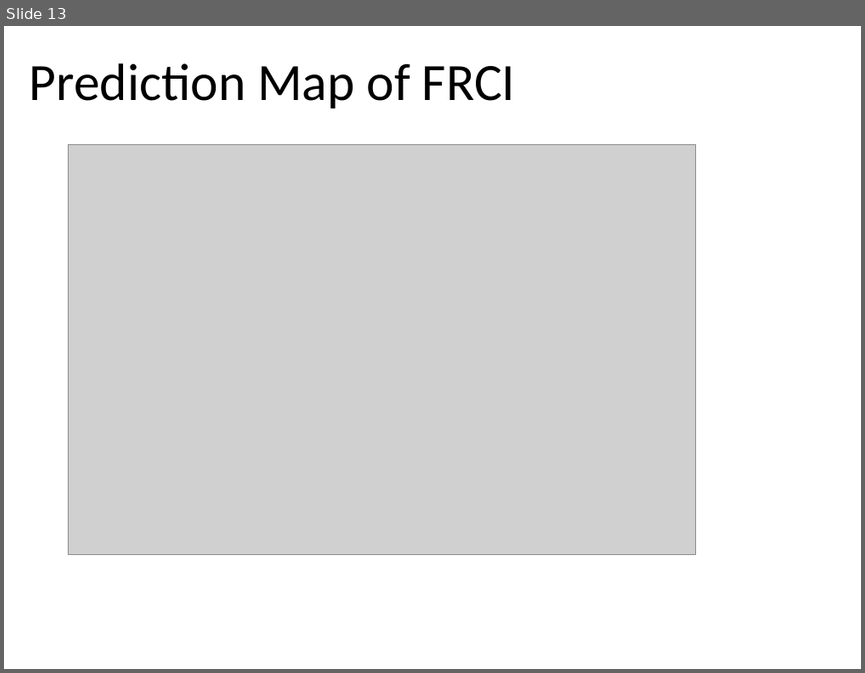
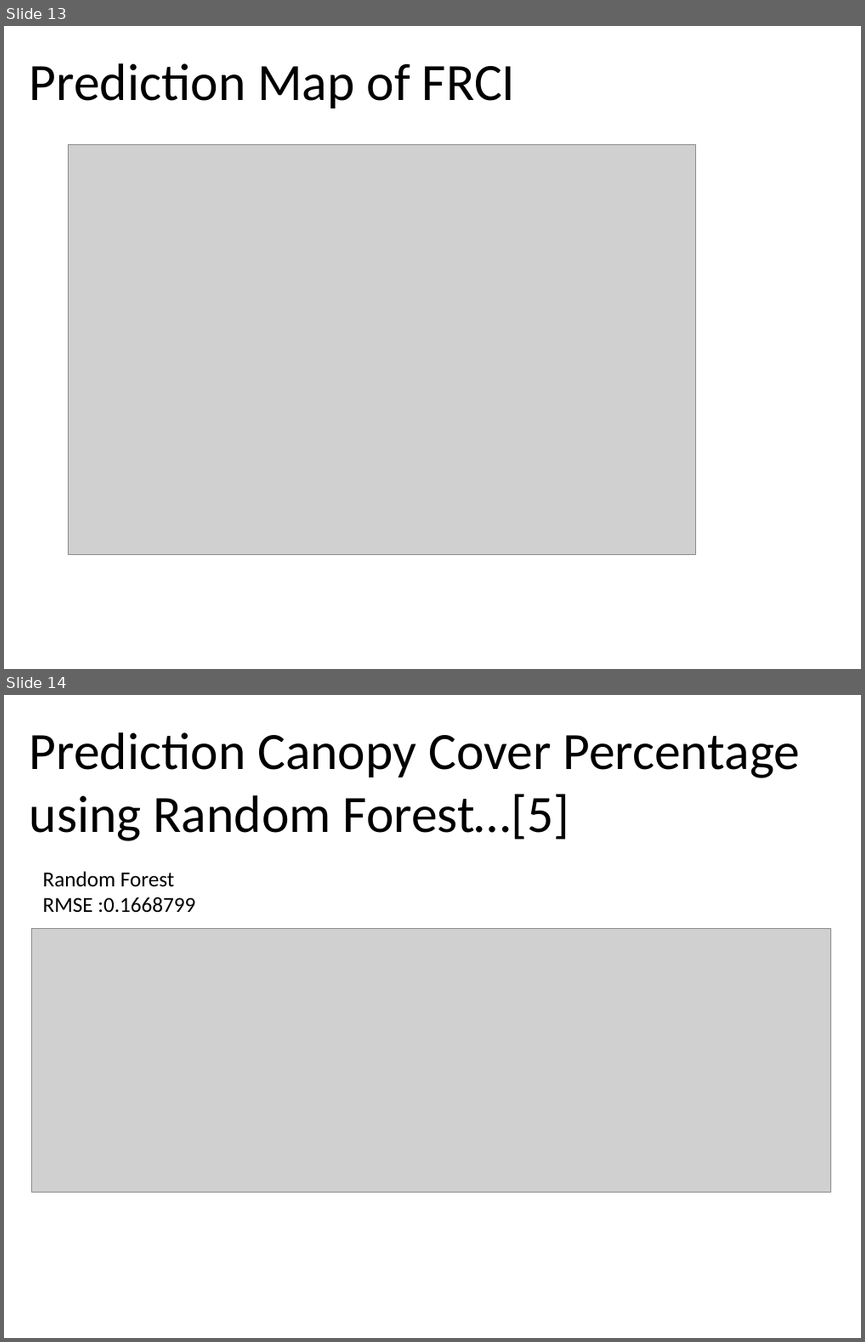
Before and after one commit to firstime09/GitTesis, a slide deck: SVR/Report/FRCI USING SVM_II.pptx. Shown one above the other, each under a label of ours: slide 13 before the commit, slides 13 and 14 after it. The pictures are 865x673 and 865x1342 pixels, drawn with LibreOffice and Linux fonts; fonts in the diff are those of the drawing; grey boxes stand for pictures; background and template pictures are left out. Boxes give left, top, right and bottom in pixels: in the first picture for what was removed or moved away, otherwise in the second. Text is boxed around its words. In the diff, an @@ line names an element or a change of style, - is before the commit and + after.

```diff
--- a/SVR/Report/FRCI USING SVM_II.pptx
+++ b/SVR/Report/FRCI USING SVM_II.pptx
@@ slide 14 added at [4, 695, 861, 1338], background #FFFFFF @@
@@ title added at [30, 732, 800, 841], 44 pt, text #000000 @@
+Prediction Canopy Cover Percentage using Random Forest…[5]
@@ text added at [43, 871, 195, 913], 18 pt, text #000000 @@
+Random Forest
+RMSE :0.1668799
@@ picture added at [31, 929, 830, 1192] @@
```
Also in this commit, not shown: 1 other file.
